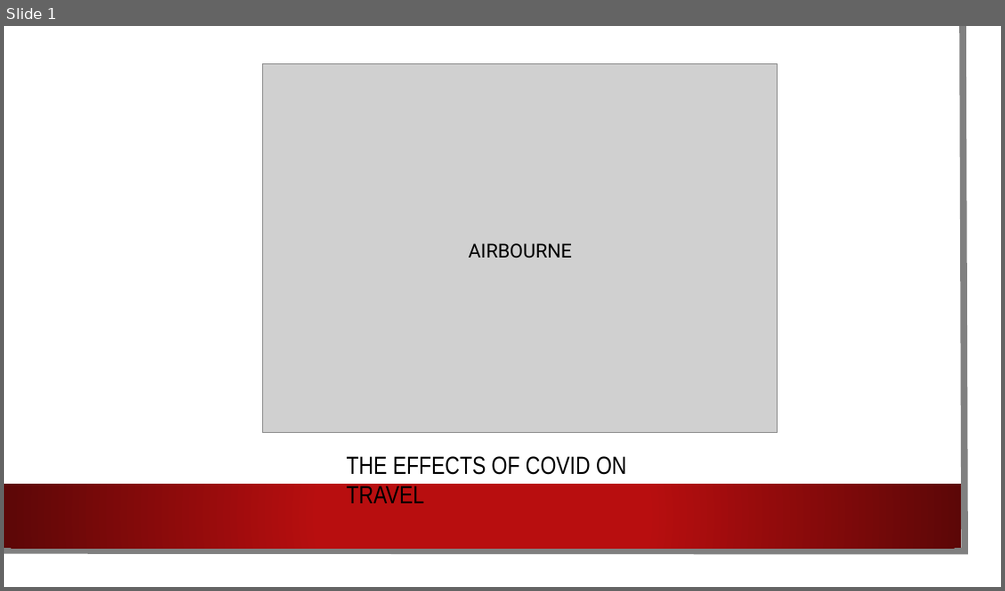
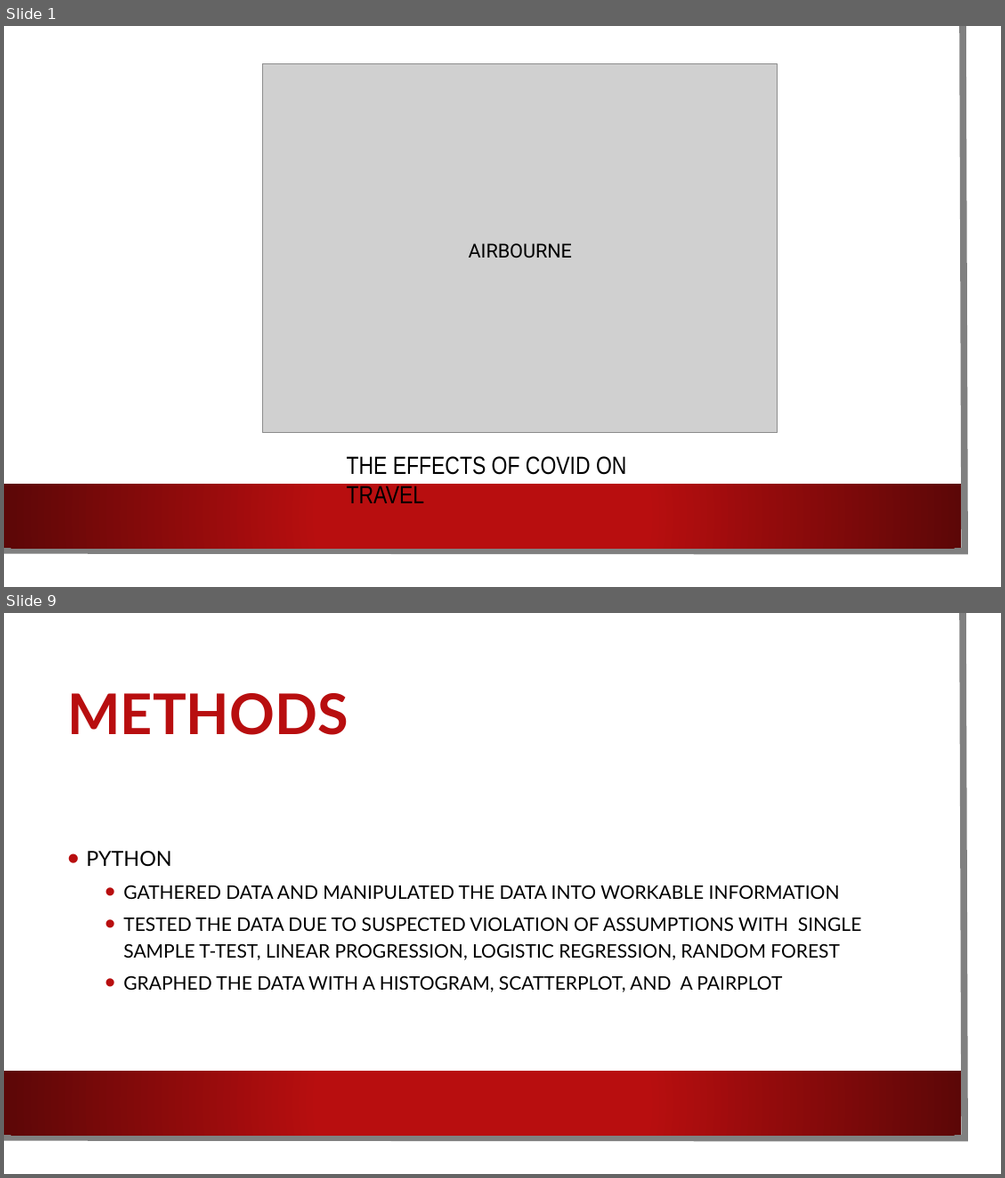
Before and after one commit to Team-Dynamite/Project-TNT, a slide deck: Media/Presentation (1).pptx. Shown one above the other, each under a label of ours: slide 1 before the commit, slides 1 and 9 after it; the slides between them are not shown. The pictures are 1005x591 and 1005x1178 pixels, drawn with LibreOffice and Linux fonts; fonts in the diff are those of the drawing; grey boxes stand for pictures; background and template pictures are left out. Boxes give left, top, right and bottom in pixels: in the first picture for what was removed or moved away, otherwise in the second. Text is boxed around its words. In the diff, an @@ line names an element or a change of style, - is before the commit and + after.

```diff
--- a/Media/Presentation (1).pptx
+++ b/Media/Presentation (1).pptx
@@ slide 9 added at [4, 613, 1001, 1174], background picture (left out); not listed: 3 template elements that a slide beside it also shows @@
@@ title added at [67, 693, 348, 735], 54 pt, text #B80E0F, bold @@
+METHODS
@@ text added at [86, 851, 862, 992], 18 pt, text #000000 @@
+• PYTHON
+  • GATHERED DATA AND MANIPULATED THE DATA INTO WORKABLE INFORMATION
+  • TESTED THE DATA DUE TO SUSPECTED VIOLATION OF ASSUMPTIONS WITH SINGLE SAMPLE T-TEST, LINEAR PROGRESSION, LOGISTIC REGRESSION, RANDOM FOREST
+  • GRAPHED THE DATA WITH A HISTOGRAM, SCATTERPLOT, AND A PAIRPLOT
```
Also in this commit, not shown: 9 slides changed, 4 other slides added, 3 slides removed.
